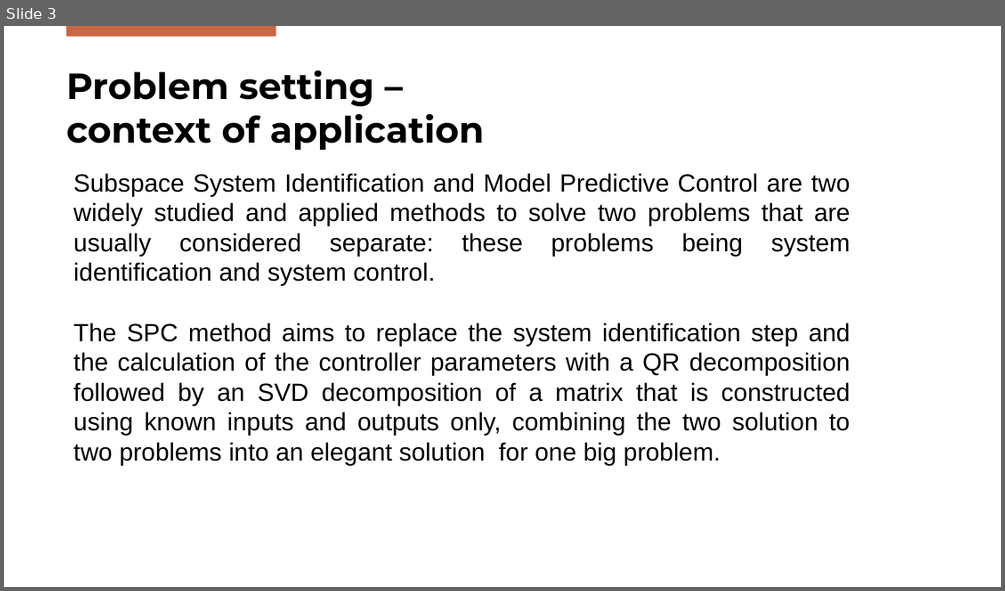
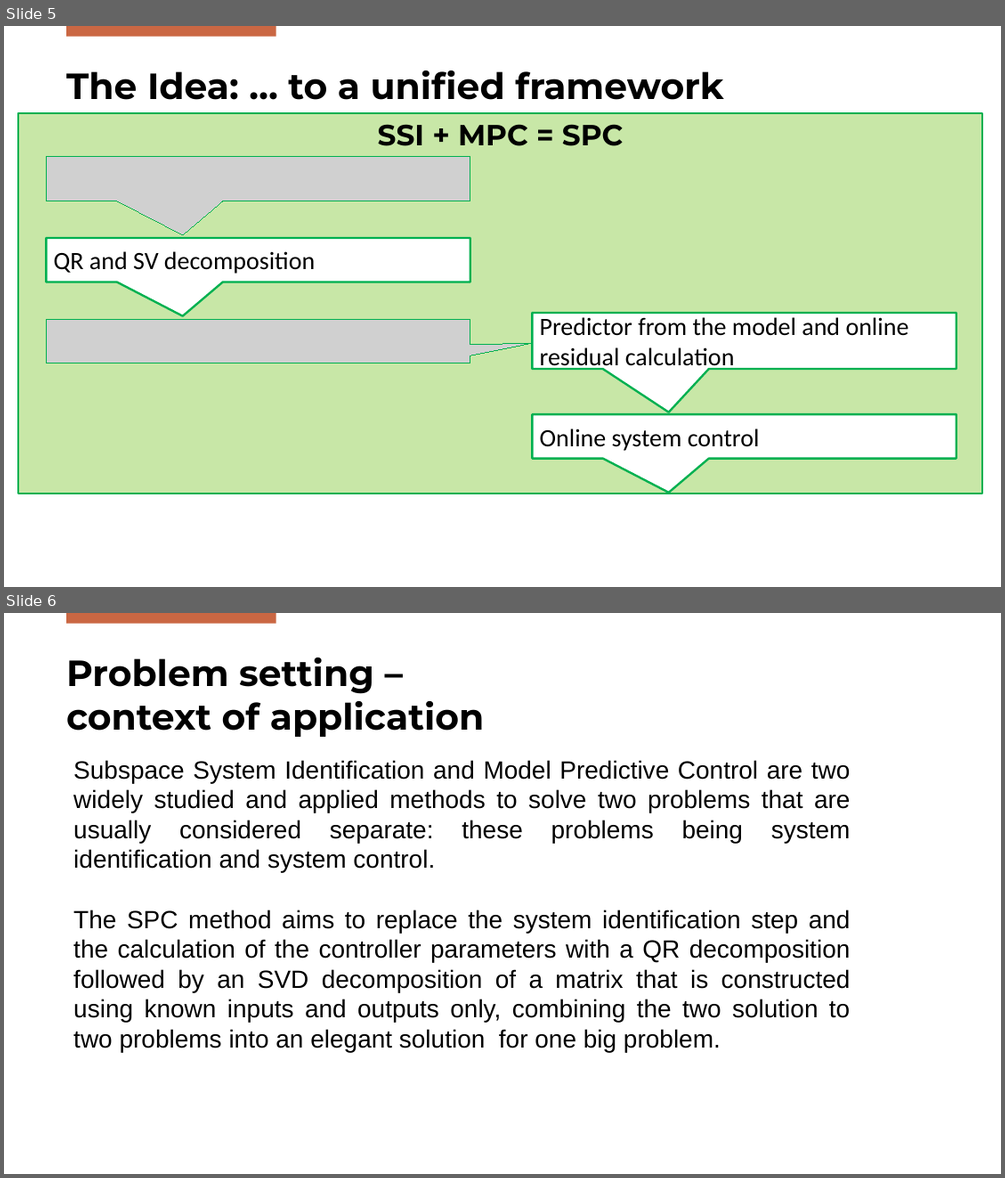
Before and after one commit to Gabriele-Mazzoleni/Progetto_ALES_aa_2025_2026, a slide deck: SPC_Presentation.pptx. Shown one above the other, each under a label of ours: slide 3 before the commit, slides 5 and 6 after it. The pictures are 1005x591 and 1005x1178 pixels, drawn with LibreOffice and Linux fonts; fonts in the diff are those of the drawing; grey boxes stand for pictures; background and template pictures are left out. Boxes give left, top, right and bottom in pixels: in the first picture for what was removed or moved away, otherwise in the second. Text is boxed around its words. In the diff, an @@ line names an element or a change of style, - is before the commit and + after.

```diff
--- a/SPC_Presentation.pptx
+++ b/SPC_Presentation.pptx
@@ slide 5 added at [4,26,1001,587], background #FFFFFF; not listed: 1 template element that a slide beside it also shows @@
@@ title added at [66,70,723,100], 35 pt, text #000000, bold @@
+The Idea: … to a unified framework
@@ rectangle added at [18,112,982,493], fill #92D050 at 50% opacity, outline #00B050 2 pt, 28 pt, text #000000, bold @@
+SSI + MPC = SPC
@@ picture added at [46,157,469,201] @@
@@ speech box added at [46,238,469,281], fill #FFFFFF, outline #00B050 2 pt, 24 pt, text #000000 @@
+QR and SV decomposition
@@ picture added at [46,319,469,363] @@
@@ speech box added at [532,313,956,369], fill #FFFFFF, outline #00B050 2 pt, 24 pt, text #000000 @@
+Predictor from the model and online residual calculation
@@ speech box added at [532,414,956,459], fill #FFFFFF, outline #00B050 2 pt, 24 pt, text #000000 @@
+Online system control
@@ what was slide 3 is now slide 6 @@
```
Also in this commit, not shown: 2 slides changed, 2 other slides added, 1 other file.
